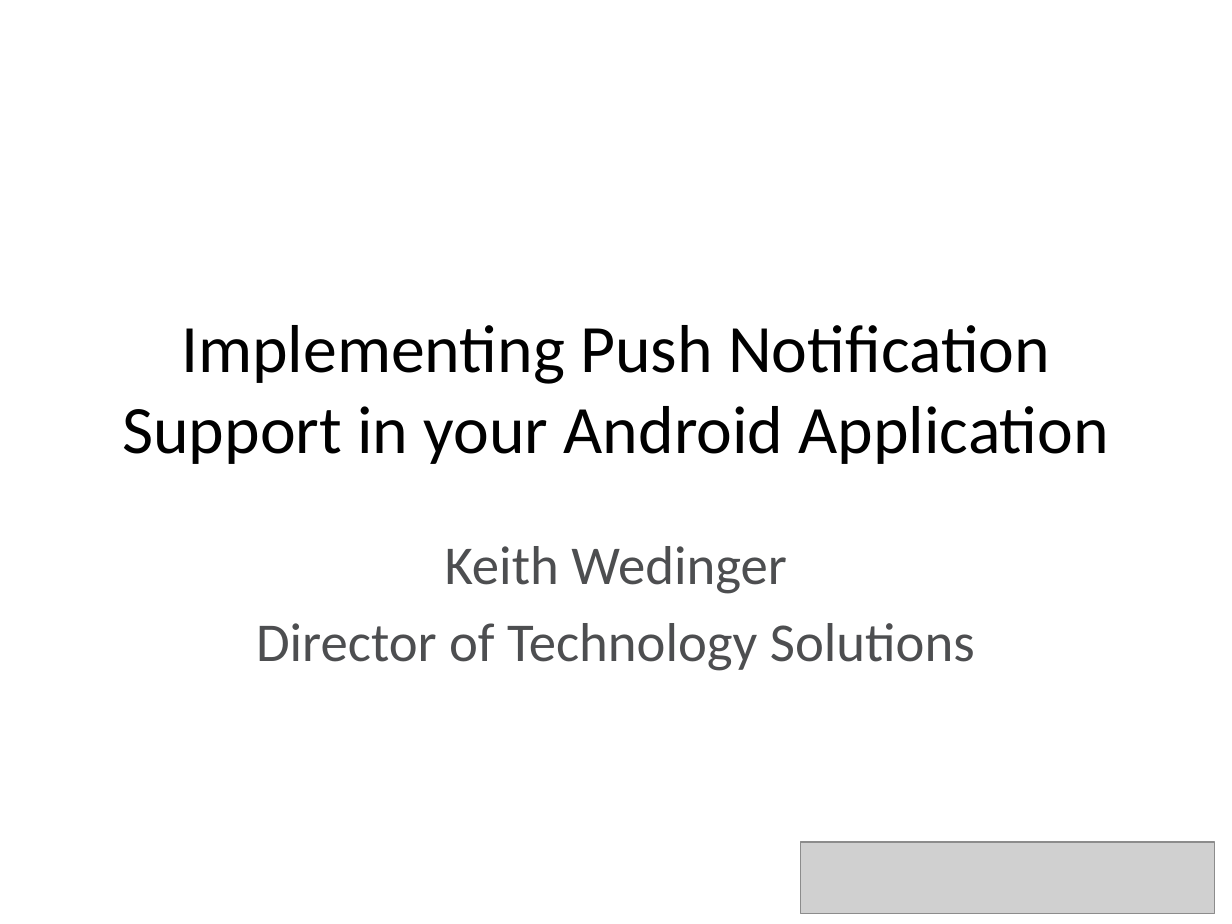
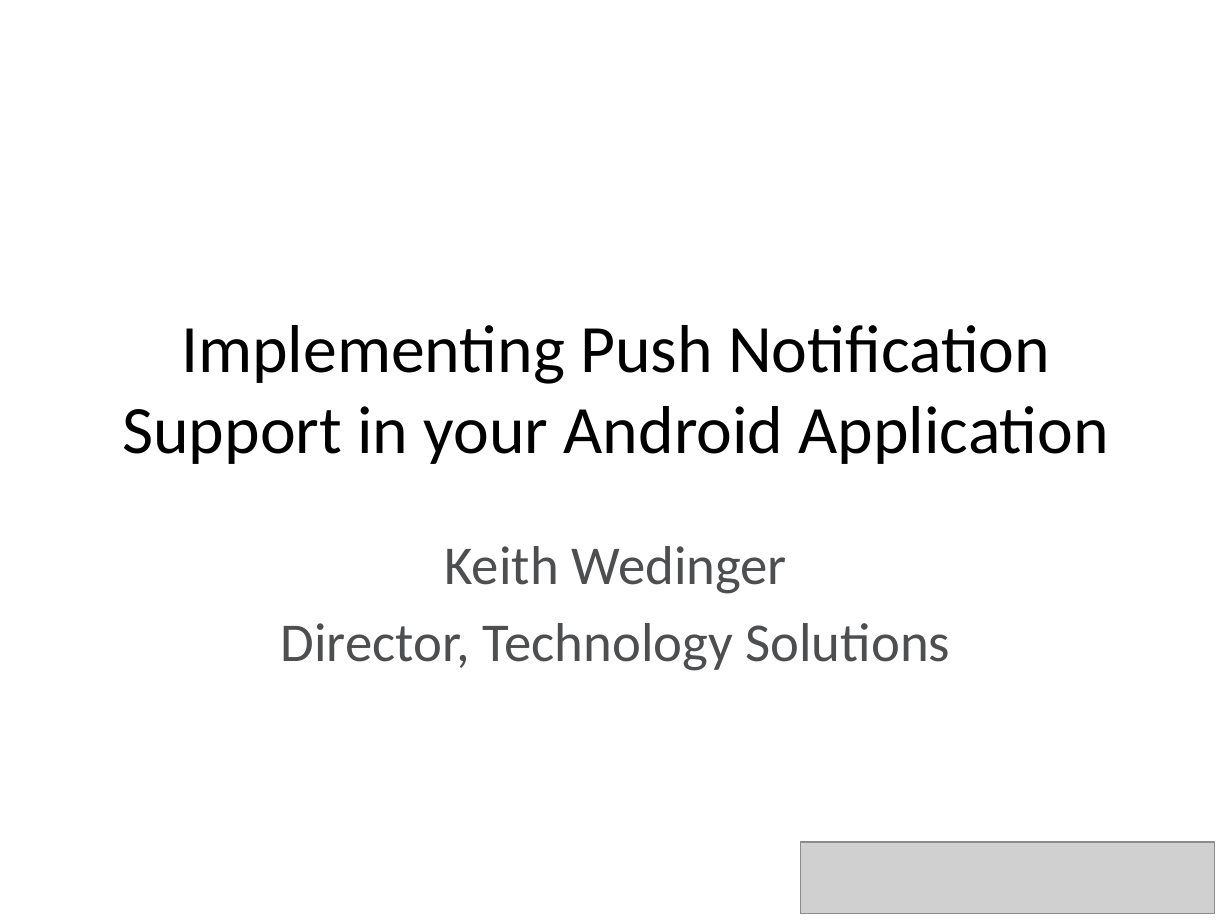
Before and after one commit to LeadingEDJE/MobilePushNotification, a slide deck: slide 1 of Implementing Push Notification in Android.pptx. Drawn at 1232x924 pixels with LibreOffice and Linux fonts; fonts in the diff are those of the drawing; grey boxes stand for pictures; background and template pictures are left out. Boxes give left, top, right and bottom in pixels: in the first picture for what was removed or moved away, otherwise in the second. Text is boxed around its words. In the diff, an @@ line names an element or a change of style, - is before the commit and + after.

```diff
--- a/Implementing Push Notification in Android.pptx
+++ b/Implementing Push Notification in Android.pptx
@@ subtitle at (281, 623, 950, 671): text changed @@
-Director of Technology Solutions
+Director, Technology Solutions
```
Also in this commit, not shown: 5 other slides changed.
